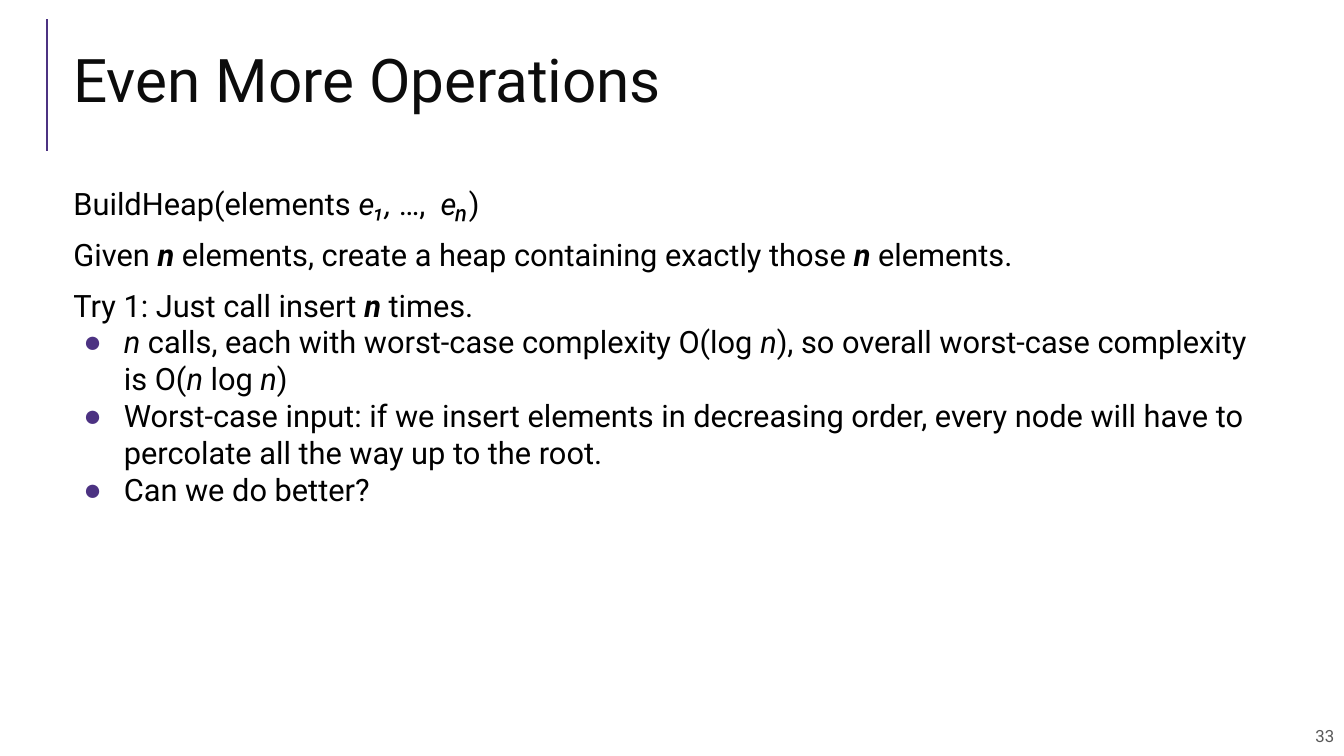
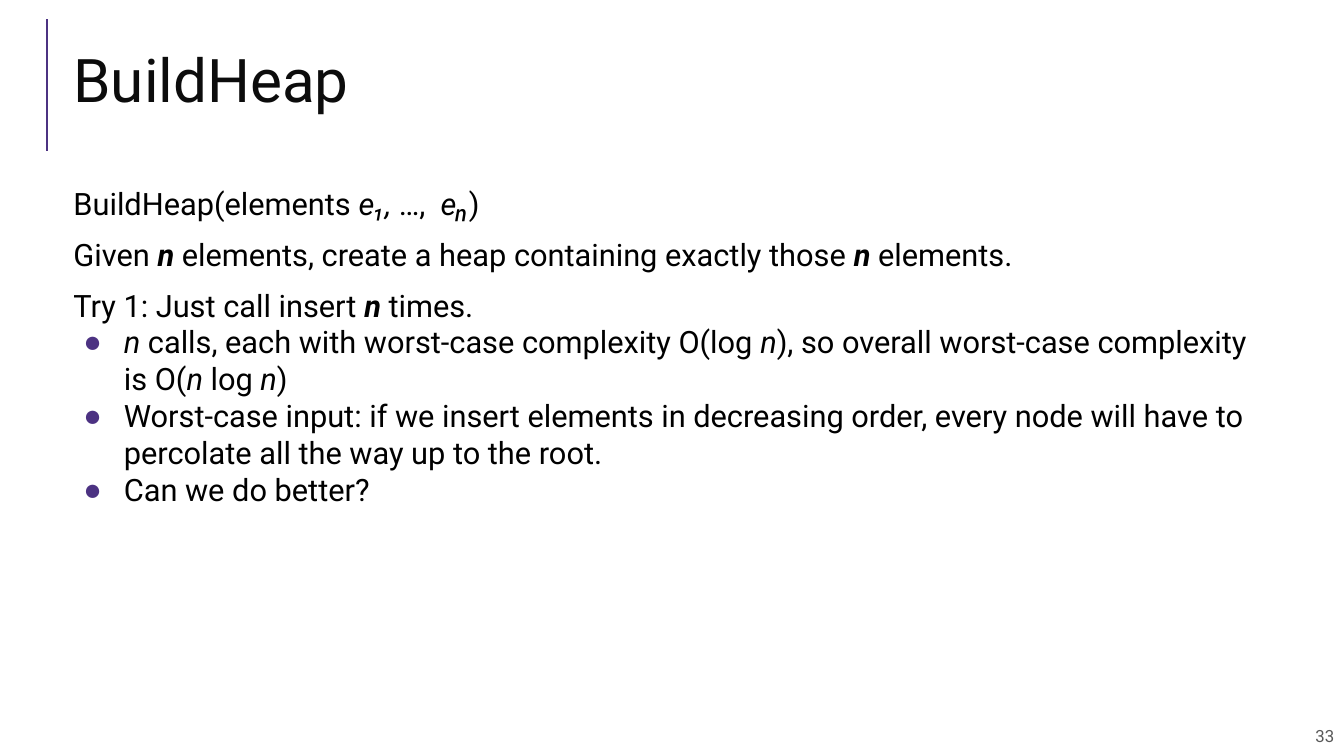
Before and after one commit to guhofstra/CSC111Fa25, a slide deck: slide 33 of PPTs/Lecture 11-heaps.pptx. Drawn at 1344x756 pixels with LibreOffice and Linux fonts; fonts in the diff are those of the drawing. Boxes give left, top, right and bottom in pixels: in the first picture for what was removed or moved away, otherwise in the second. Text is boxed around its words. In the diff, an @@ line names an element or a change of style, - is before the commit and + after.

```diff
--- a/PPTs/Lecture 11-heaps.pptx
+++ b/PPTs/Lecture 11-heaps.pptx
@@ title at [73,57,348,115]: text changed @@
-Even More Operations
+BuildHeap
```
Also in this commit, not shown: 3 other slides changed, 3 slides added, 2 slides removed, 6 other files.
